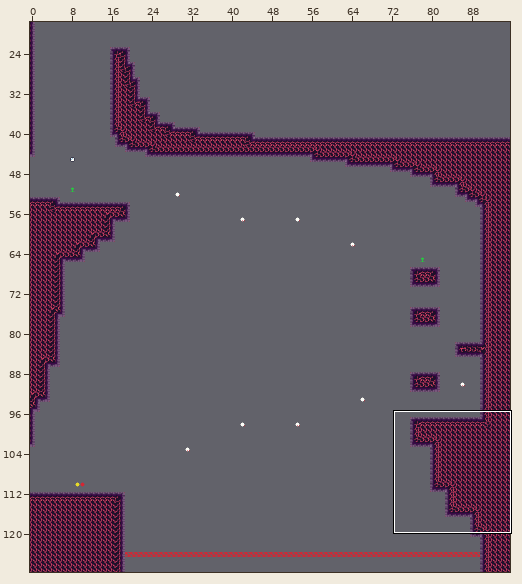
One commit to this Tiled map (JSON): assets/world/room/fire4.json. Above: a wide view before the commit, with the close-up outlined.
Close-up. The starting point:
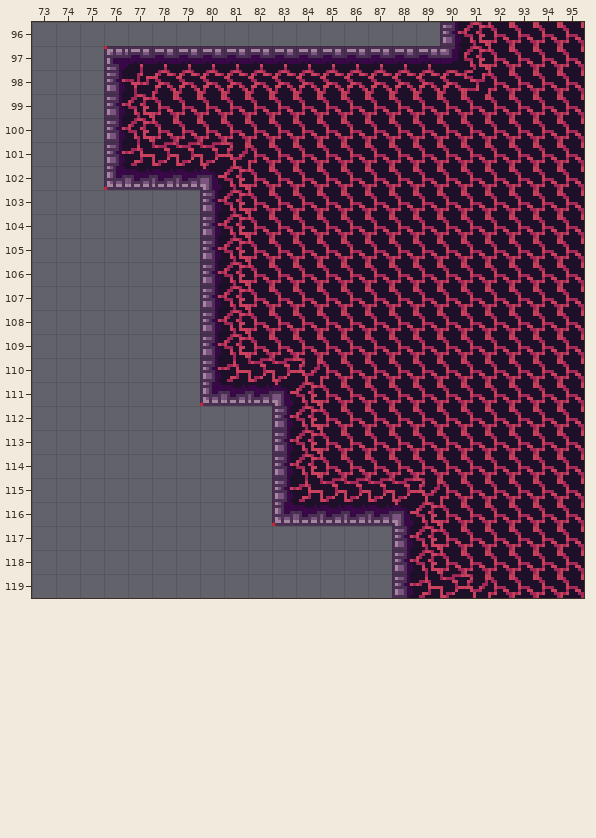
Cells are 8x8 px. Shown: x 73..95, y 96..119. The commit also changed other parts of the map, which this record leaves out.
After the commit:
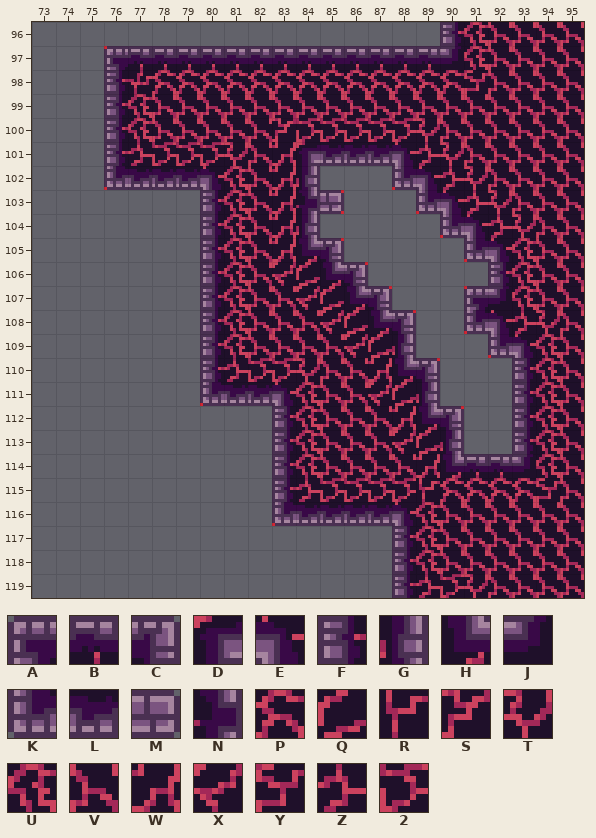
Key: from "fire": A 0, B 1, C 2, D 3, E 4, F 13, G 15, H 16, J 17, K 26, L 27, M 32, N 41, P 50, Q 51, R 58, S 60, T 61, U 62, V 63, W 64, X 73, Y 74, Z 75, 2 76.
_ is an empty cell, # one hidden under a higher layer, . an unchanged one.
The exact change:
--- layer "draft"
@@ x 85..92 @@
-102 ###.....
-103 .###....
-104 #####...
-105 .#####..
-106 ..#####.
-107 ...###..
-108 ....##..
-109 ....###.
-110 .....###
-111 .....###
-112 ......##
-113 ......##
+102 ___.....
+103 .___....
+104 _____...
+105 ._____..
+106 .._____.
+107 ...___..
+108 ....__..
+109 ....___.
+110 .....___
+111 .....___
+112 ......__
+113 ......__
--- layer "map"
@@ x 83..94 @@
-100 VVVVVVV.....
-101 VVVVVVVV....
-102 VVVVVVVVV...
-103 VVVVVVVVVV..
-104 VVVVVVVVVVV.
-105 VVVVVVVVVVV.
-106 VVVVVVVVVVV.
-107 .VVVVVVVVVV.
-108 ..VVVVVVVVVV
-109 ...VVVVVVVVV
-110 ....VVVVVVVV
-111 ....VVVVVVVV
-112 .....VVVVVVV
-113 .....VVVVVVV
-114 ......VVVVVV
-115 ......TVVVVV
+100 S22222T.....
+101 WDLLLEZT....
+102 WG___KEZT...
+103 WNM___KEZT..
+104 WG_____KEZT.
+105 WHC_____KEU.
+106 XQHC_____FU.
+107 .XQHC___AJU.
+108 ..XQHC__KEZT
+109 ...XQG___KEU
+110 ....WHC___FU
+111 ....XQG___FU
+112 .....WHC__FU
+113 .....XQG__FU
+114 ......WHBBJU
+115 ......RPPPPY
Pixel boxes of the changes (left, top, right, bottom) in both close-ups:
changed: (272, 118, 560, 502)
